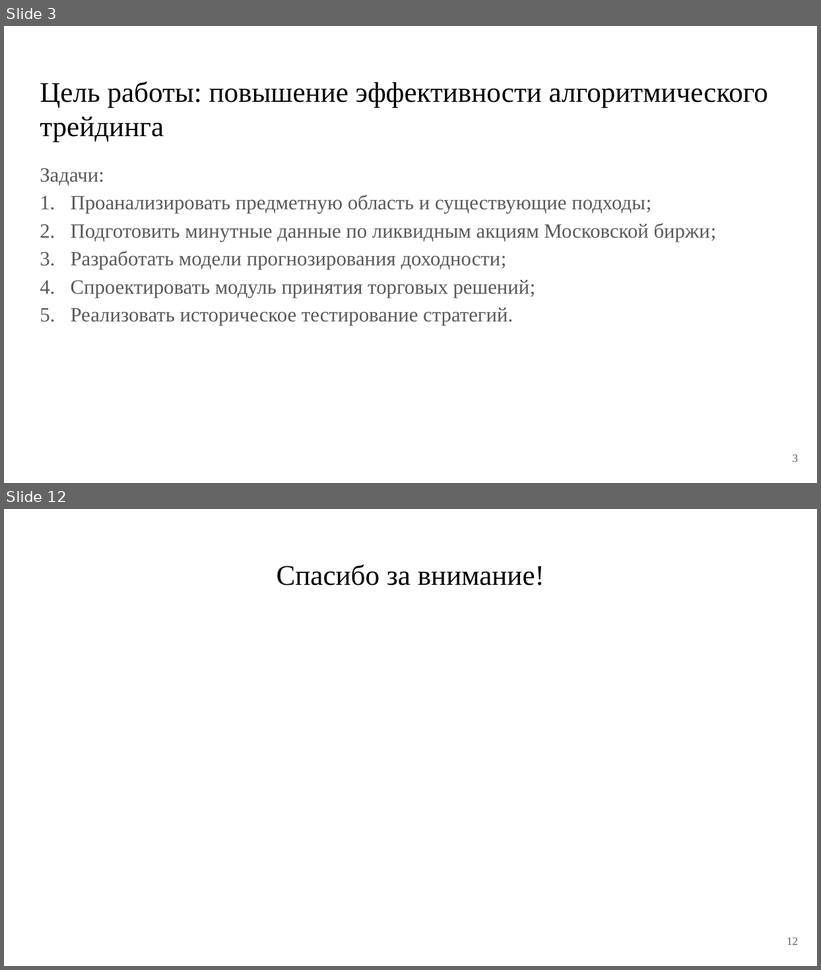
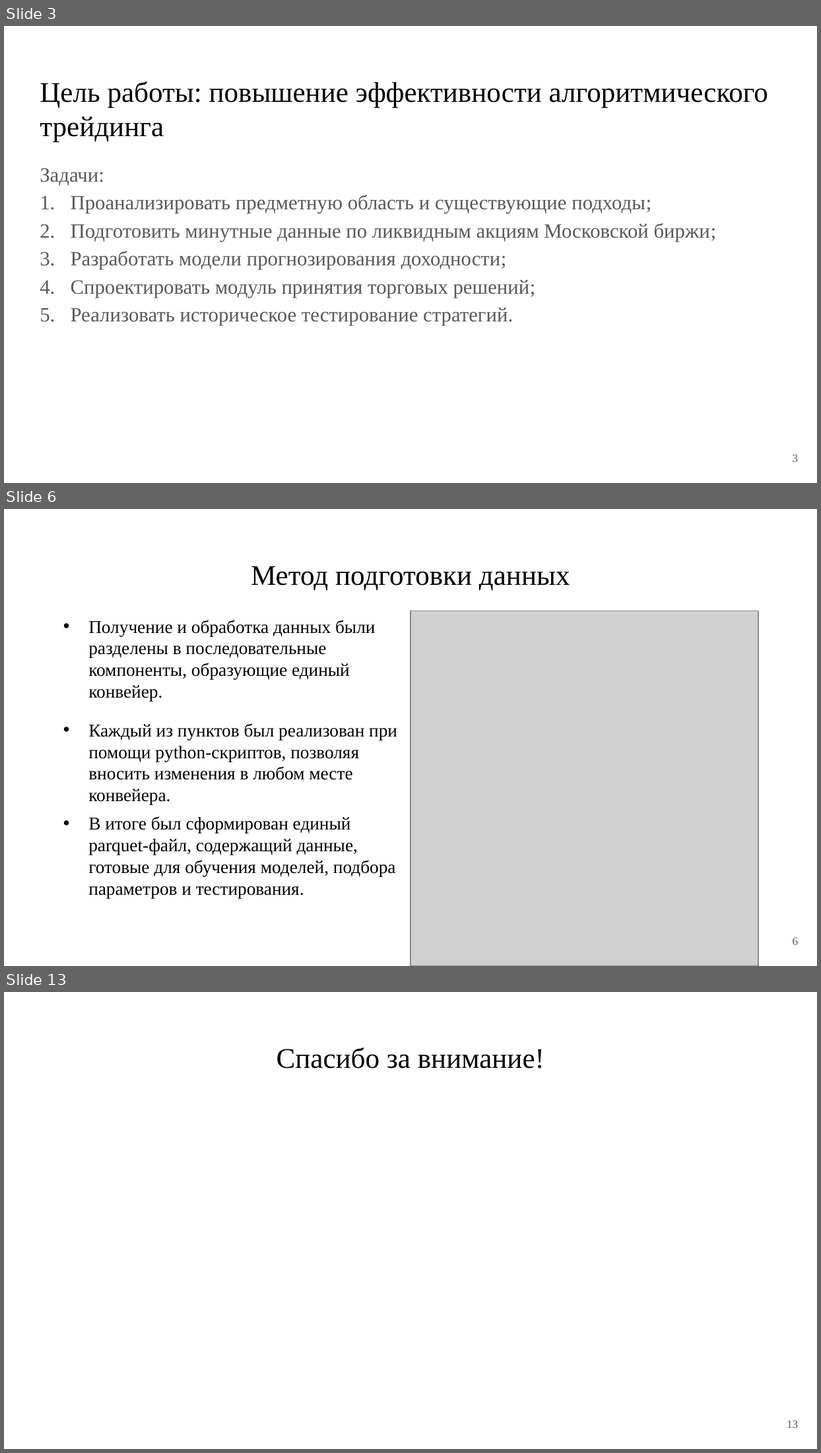
Before and after one commit to PetrovKirill00/BKP, a slide deck: Презентация.pptx. Shown one above the other, each under a label of ours: slides 3 and 12 before the commit, slides 3, 6 and 13 after it; the slides between them are not shown. The pictures are 821x970 and 821x1453 pixels, drawn with LibreOffice and Linux fonts; fonts in the diff are those of the drawing; grey boxes stand for pictures. Boxes give left, top, right and bottom in pixels: in the first picture for what was removed or moved away, otherwise in the second. Text is boxed around its words. In the diff, an @@ line names an element or a change of style, - is before the commit and + after.

```diff
--- a/Презентация.pptx
+++ b/Презентация.pptx
@@ slide 6 added at [4, 509, 817, 966], background #FFFFFF @@
@@ title added at [251, 566, 570, 591], 25.2 pt, text #000000 @@
+Метод подготовки данных
@@ text added at [88, 620, 375, 701], 16 pt, text #000000 @@
+• Получение и обработка данных были разделены в последовательные компоненты, образующие единый конвейер.
@@ picture added at [411, 611, 758, 966] @@
@@ text added at [88, 723, 397, 805], 16 pt, text #000000 @@
+• Каждый из пунктов был реализован при помощи python-скриптов, позволяя вносить изменения в любом месте конвейера.
@@ text added at [88, 817, 396, 898], 16 pt, text #000000 @@
+• В итоге был сформирован единый parquet-файл, содержащий данные, готовые для обучения моделей, подбора параметров и тестирования.
@@ page number added at [793, 937, 799, 945], 10 pt, text #595959 @@
+6
@@ what was slide 12 is now slide 13 @@
@@ page number at [787, 1420, 798, 1428]: text changed @@
-12
+13
```
Also in this commit, not shown: 5 slides changed, 3 other slides added, 3 slides removed, 12 other files.
